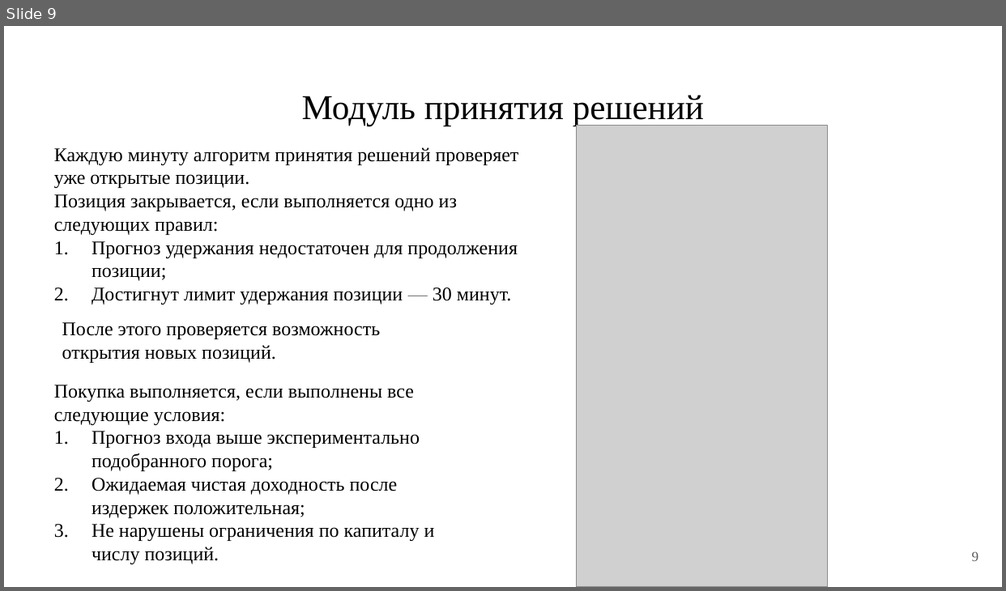
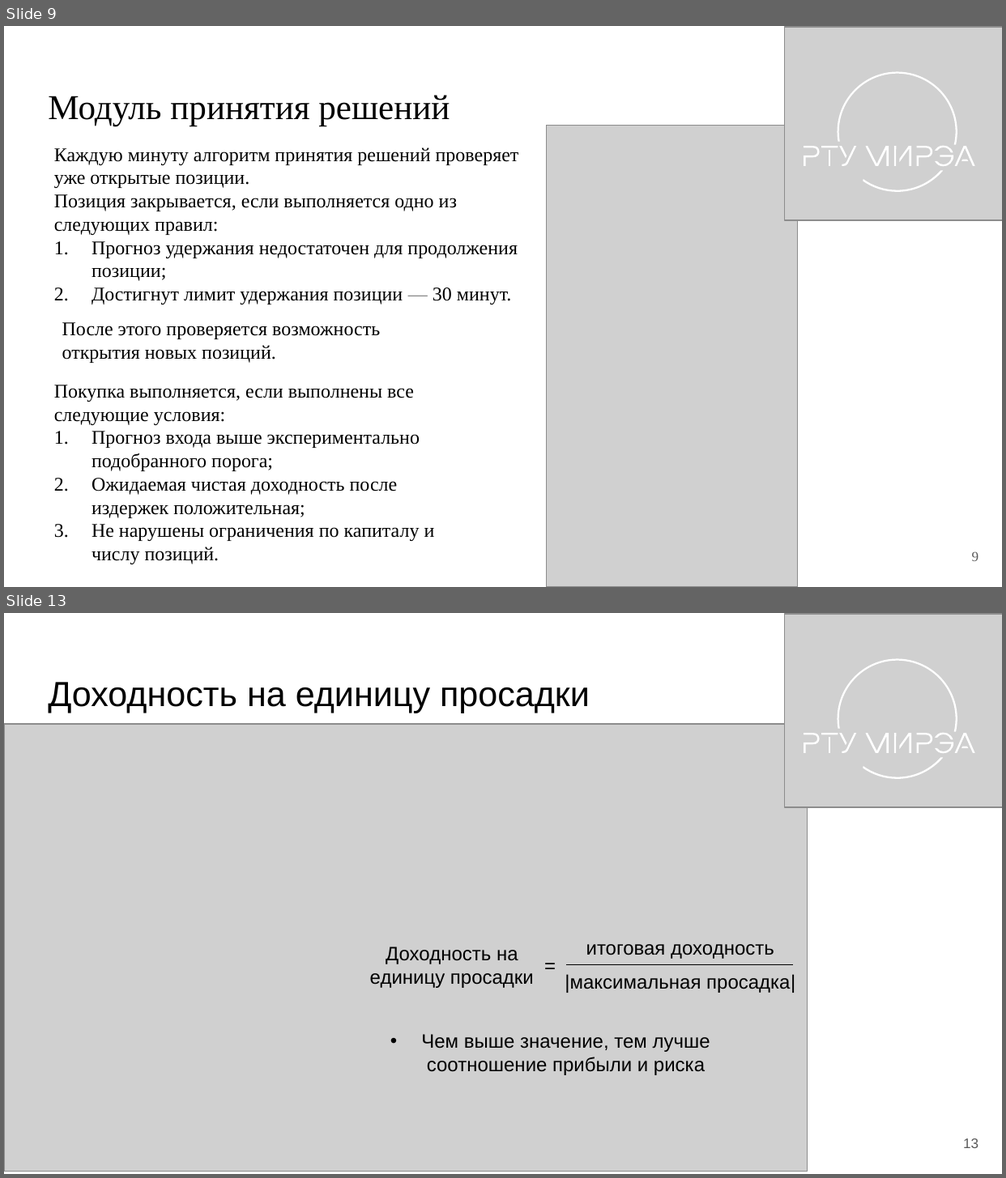
Before and after one commit to PetrovKirill00/BKP, a slide deck: docs/Презентация.pptx. Shown one above the other, each under a label of ours: slide 9 before the commit, slides 9 and 13 after it; the slides between them are not shown. The pictures are 1006x591 and 1006x1178 pixels, drawn with LibreOffice and Linux fonts; fonts in the diff are those of the drawing; grey boxes stand for pictures. Boxes give left, top, right and bottom in pixels: in the first picture for what was removed or moved away, otherwise in the second. Text is boxed around its words. In the diff, an @@ line names an element or a change of style, - is before the commit and + after.

```diff
--- a/docs/Презентация.pptx
+++ b/docs/Презентация.pptx
@@ slide 13 added at <box>4,613,1002,1174</box>, background #FFFFFF @@
@@ picture added at <box>785,614,1002,807</box> @@
@@ group added at <box>803,659,975,780</box>: 15 freeform shapes @@
@@ title added at <box>48,682,590,713</box>, 25.2 pt, text #000000 @@
+Доходность на единицу просадки
@@ picture added at <box>4,724,808,1172</box> @@
@@ text added at <box>370,947,534,988</box>, 14 pt, text #000000 @@
+Доходность на единицу просадки
@@ text added at <box>535,948,567,982</box>, 14 pt, text #000000 @@
+=
@@ text added at <box>586,944,774,959</box>, 14 pt, text #000000 @@
+итоговая доходность
@@ text added at <box>565,974,795,993</box>, 14 pt, text #000000 @@
+|максимальная просадка|
@@ line added from (566, 965) to (792, 965), #000000 0.75 pt @@
@@ text added at <box>421,1034,710,1076</box>, 14 pt, text #000000 @@
+• Чем выше значение, тем лучше соотношение прибыли и риска
@@ page number added at <box>963,1139,978,1148</box>, 10 pt, text #595959 @@
+13
@@ slide 9 changed as well @@
@@ picture added at <box>785,27,1002,220</box> @@
@@ group added at <box>803,72,975,193</box>: 15 freeform shapes @@
@@ title "Модуль принятия решений" at <box>48,95,450,126</box>: alignment centre to left @@
@@ picture: place and size @@
-picture at <box>576,126,827,587</box>
+picture at <box>547,126,799,587</box>
```
Also in this commit, not shown: 9 other slides changed, 5 other slides added, 3 slides removed, 6 other files.
